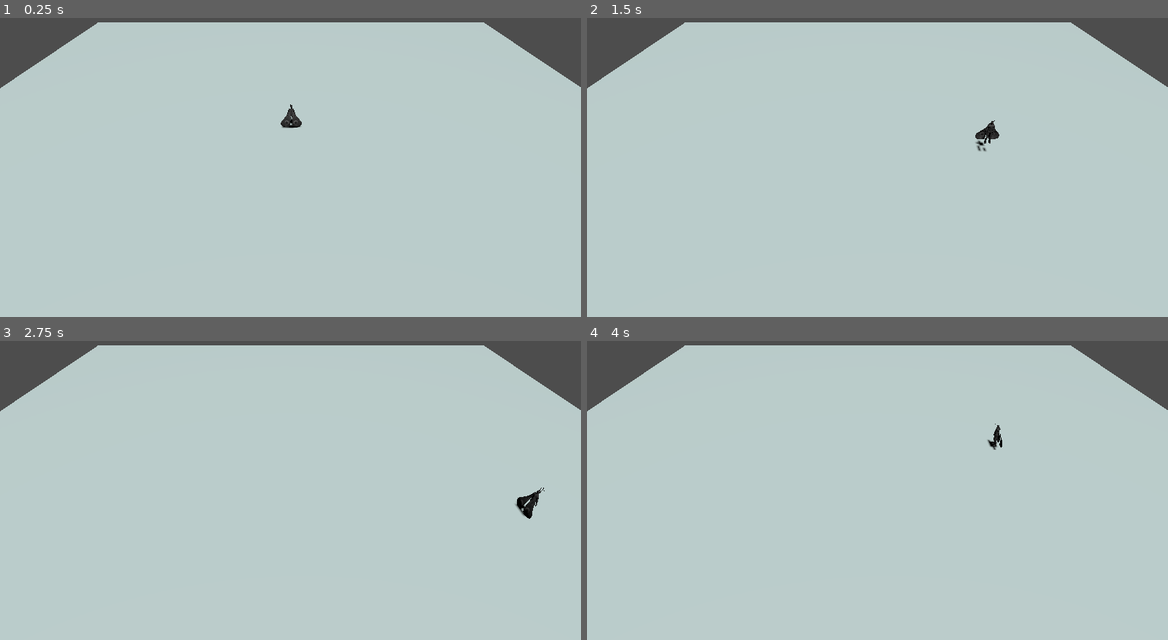
Above: before the commit, frames 1-4 (two rows, left to right).
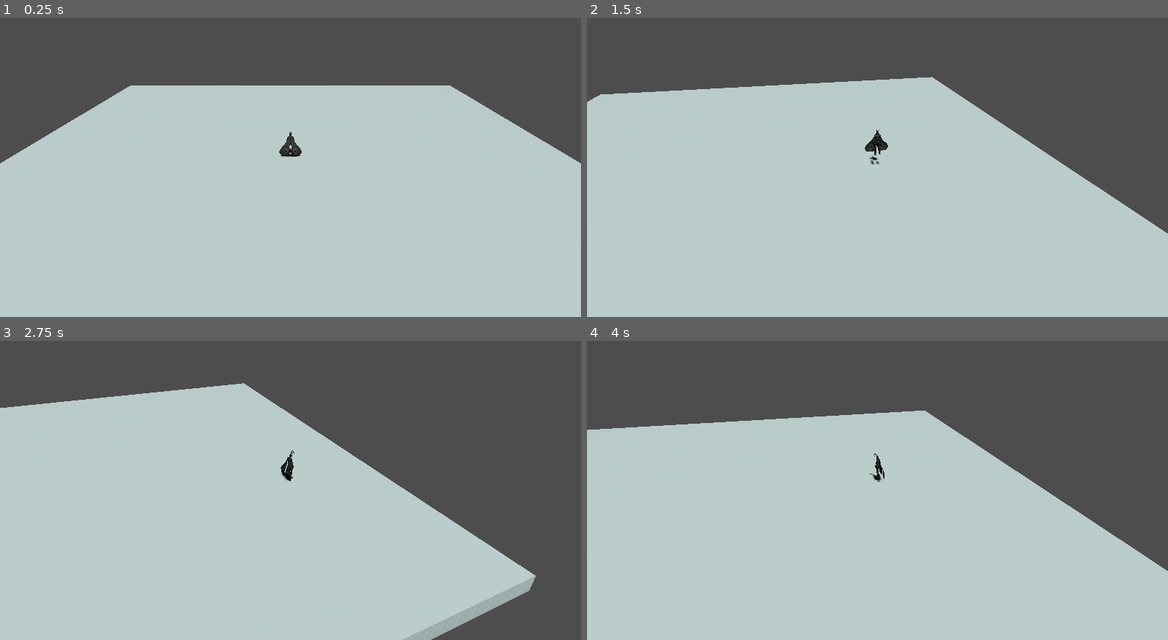
Above: after the commit, the same moments.

Repository: matteomiceli/mothman
Game: Godot game, scene res://scenes/world.tscn
Two runs of this game, one before a commit and one after it. Both use one fixed random seed, a clock stepped at 60 frames per second and the inputs below.
Inputs:
- Up to frame 1 (0.25 s): no input
- Up to frame 2 (1.5 s): tap Enter at 0.5 s; hold D (strafe_right) 0.53-1.28 s; tap Shift (dash) at 0.6, 1.35 s; tap Space (jump) at 0.77 s; hold S (move_back) from 1.28 s (still down)
- Up to frame 3 (2.75 s): tap Space (jump) at 1.52 s; release S (move_back) at 2.03 s; hold D (strafe_right) from 2.03 s (still down); tap Shift (dash) at 2.1 s
- Up to frame 4 (4 s): release D (strafe_right) at 2.78 s; hold W (move_forward) 2.78-3.53 s; tap Shift (dash) at 2.85, 3.6 s; tap Space (jump) at 3.02, 3.77 s; hold A (strafe_left) from 3.53 s (still down)

The runs differ from the first frame. In frame 1, 24% of the frame differs, in the area x 0-100%, y 1-49%; in frame 2, 27%; in frame 3, 36%, in the area x 0-100%, y 1-100%; in frame 4, 31%.

Commit message:
feat: simple player-follow camera

Diff:
--- a/scenes/floor.tscn
+++ b/scenes/floor.tscn
@@ -1,7 +1,7 @@
 [gd_scene load_steps=4 format=3 uid="uid://6s1mmgwdx7un"]
 
 [sub_resource type="BoxShape3D" id="BoxShape3D_ryoud"]
-size = Vector3(60, 1, 60)
+size = Vector3(45, 1, 45)
 
 [sub_resource type="StandardMaterial3D" id="StandardMaterial3D_ryoud"]
 albedo_color = Color(0.640839, 0.702865, 0.697432, 1)
@@ -18,5 +18,5 @@
 shape = SubResource("BoxShape3D_ryoud")
 
 [node name="MeshInstance3D" type="MeshInstance3D" parent="StaticBody3D"]
-transform = Transform3D(60, 0, 0, 0, 1, 0, 0, 0, 60, 0, 0, 0)
+transform = Transform3D(45, 0, 0, 0, 1, 0, 0, 0, 45, 0, 0, 0)
 mesh = SubResource("BoxMesh_ryoud")
--- a/scenes/world.tscn
+++ b/scenes/world.tscn
@@ -1,7 +1,8 @@
-[gd_scene load_steps=3 format=3 uid="uid://c05byuu4pif4x"]
+[gd_scene load_steps=4 format=3 uid="uid://c05byuu4pif4x"]
 
 [ext_resource type="PackedScene" uid="uid://6s1mmgwdx7un" path="res://scenes/floor.tscn" id="1_rwgxs"]
 [ext_resource type="PackedScene" uid="uid://c17h2tuj0i08t" path="res://scenes/player.tscn" id="2_4wyf3"]
+[ext_resource type="Script" uid="uid://c10xmvg2cs3yh" path="res://scripts/camera_3d.gd" id="3_4wyf3"]
 
 [node name="World" type="Node3D"]
 
@@ -10,11 +11,12 @@
 
 [node name="Player" parent="." instance=ExtResource("2_4wyf3")]
 
-[node name="Camera3D" type="Camera3D" parent="."]
-transform = Transform3D(1, 0, 0, 0, 0.797542, 0.603263, 0, -0.603263, 0.797542, -0.0660871, 16.0572, 25.4476)
-fov = 50.6
-
 [node name="DirectionalLight3D" type="DirectionalLight3D" parent="."]
 transform = Transform3D(0.997549, 0.0658961, 0.0235181, -0.0570181, 0.570821, 0.819093, 0.0405504, -0.818426, 0.573179, 0, 15.5293, 4.87762)
 light_energy = 1.635
 shadow_enabled = true
+
+[node name="Camera3D" type="Camera3D" parent="."]
+transform = Transform3D(1, 0, 0, 0, 0.797542, 0.603263, 0, -0.603263, 0.797542, -0.0660871, 20.2415, 42.5806)
+fov = 50.6
+script = ExtResource("3_4wyf3")
--- /dev/null
+++ b/scripts/camera_3d.gd
@@ -0,0 +1,16 @@
+extends Camera3D
+
+var initial_position: Vector3
+
+# TODO-MM: When we implement multiplayer, this target should be the average
+# position between players currently in play. It should also change z distance
+# based on the distance between players
+var follow_target := Global.player
+
+func _ready() -> void:
+	initial_position = self.position
+	follow_target = Global.player
+
+func _physics_process(_delta: float) -> void:
+	self.position = lerp(initial_position, follow_target.position, .4)
+	self.look_at(follow_target.position)
--- /dev/null
+++ b/scripts/global.gd
@@ -0,0 +1,5 @@
+class_name Global extends Node
+
+
+# Global player so camera can track their movement
+static var player: CharacterBody3D
--- a/scripts/player-controller.gd
+++ b/scripts/player-controller.gd
@@ -9,6 +9,10 @@
 const DASH_FORCE = 40
 const DASH_DECAY = 200
 
+
+func _enter_tree() -> void:
+	# Set the player global value when this node is instantiated
+	Global.player = self
 
 func _physics_process(delta: float):
 	handle_movement(delta)
Not shown, added: scripts/camera_3d.gd.uid
Not shown, added: scripts/global.gd.uid
